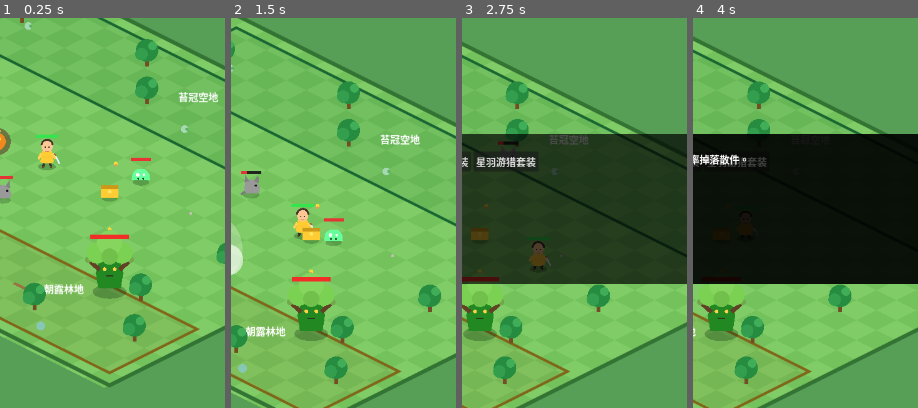
Above: before the commit, frames 1-4 (left to right).
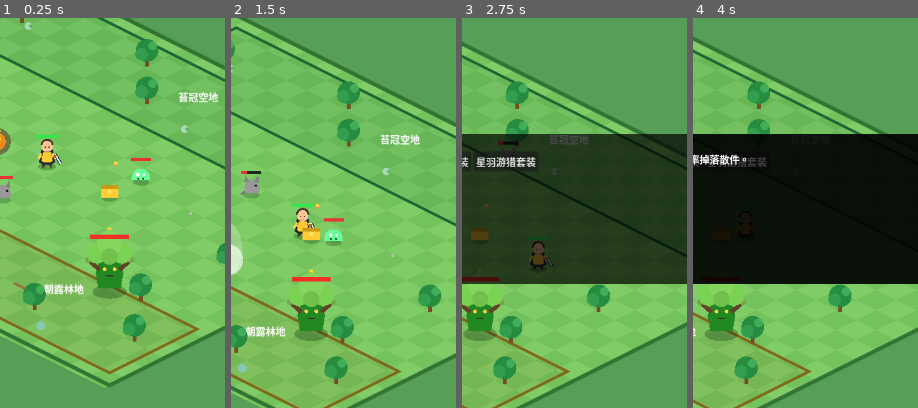
Above: after the commit, the same moments.

Repository: oneyi53/game
Game: Godot game, scene res://scenes/main.tscn
Same seed, same stepped clock (60 frames per second), same inputs: the game is played once before the commit and once after it.
Inputs (mouse positions are % of the whole screen's width and height, from its top left):
- Up to frame 1 (0.25 s): no input
- Up to frame 2 (1.5 s): tap Enter at 0.5 s; move the mouse to (72, 45) at 0.52 s; hold Right (ui_right) 0.53-1.25 s; tap E at 0.6 s; click (72, 45) at 0.67 s; tap Space at 0.77 s; drag from (30, 55) to (84, 70) at 1.27 s
- Up to frame 3 (2.75 s): move the mouse to (60, 28) at 2.02 s; hold Right (ui_right) from 2.03 s (still down); tap Q at 2.1 s
- Up to frame 4 (4 s): release Right (ui_right) at 2.75 s; drag from (45, 71) to (20, 35) at 2.77 s; move the mouse to (80, 66) at 3.52 s; hold Left (ui_left) from 3.53 s (still down); tap B at 3.6 s; tap Space at 3.77 s
The pictures show only the part of the screen within x 36-86%, y 26-76%; the shares and areas given below are measured in that part.

The runs differ from the first frame. In frame 1, 0.2% of the frame differs, in the area x 17-28%, y 33-38%; in frame 2, 0.1%; in frame 3, 0.1%; in frame 4, less than 0.1%.

Commit message:
art: distinguish hero silhouettes and equipment

Diff:
--- a/scripts/character/hero.gd
+++ b/scripts/character/hero.gd
@@ -258,15 +258,22 @@
     draw_line(Vector2(5.0, -5.0), Vector2(6.0, 0.0), Color(0.22, 0.2, 0.16), 4.0)
     draw_line(Vector2(-6.0, 0.0), Vector2(-8.0, 1.0), Color(0.38, 0.25, 0.16), 3.0)
     draw_line(Vector2(6.0, 0.0), Vector2(8.0, 1.0), Color(0.38, 0.25, 0.16), 3.0)
-    # Compact tunic and shoulders.
-    draw_colored_polygon(
-        PackedVector2Array([
-            Vector2(-8.0, -25.0), Vector2(8.0, -25.0),
-            Vector2(11.0, -8.0), Vector2(6.0, -5.0),
-            Vector2(-6.0, -5.0), Vector2(-11.0, -8.0)
-        ]),
-        hero_color
-    )
+    # Role silhouettes: keep the same foot anchor and readable head,
+    # but vary the torso outline and equipment without touching stats.
+    var body_points := PackedVector2Array()
+    match hero_id:
+        "guardian":
+            body_points = PackedVector2Array([Vector2(-12.0, -25.0), Vector2(12.0, -25.0), Vector2(14.0, -8.0), Vector2(8.0, -5.0), Vector2(-8.0, -5.0), Vector2(-14.0, -8.0)])
+        "healer", "mage":
+            body_points = PackedVector2Array([Vector2(-7.0, -27.0), Vector2(7.0, -27.0), Vector2(13.0, -5.0), Vector2(-13.0, -5.0)])
+        "assassin":
+            body_points = PackedVector2Array([Vector2(-6.0, -25.0), Vector2(7.0, -29.0), Vector2(10.0, -8.0), Vector2(3.0, -5.0), Vector2(-9.0, -8.0)])
+        _:
+            body_points = PackedVector2Array([Vector2(-8.0, -25.0), Vector2(8.0, -25.0), Vector2(11.0, -8.0), Vector2(6.0, -5.0), Vector2(-6.0, -5.0), Vector2(-11.0, -8.0)])
+    draw_colored_polygon(body_points, hero_color)
+    var body_outline := PackedVector2Array(body_points)
+    body_outline.append(body_points[0])
+    draw_polyline(body_outline, Color(0.12, 0.16, 0.18), 2.4, true)
     draw_line(Vector2(-9.0, -21.0), Vector2(-14.0, -12.0), hero_color.lightened(0.15), 4.0)
     draw_line(Vector2(9.0, -21.0), Vector2(14.0, -12.0), hero_color.lightened(0.15), 4.0)
     # Head, hair cap and simple readable face.
@@ -279,28 +286,38 @@
     match hero_id:
         "captain":
             draw_rect(Rect2(-9.0, -17.0, 18.0, 3.0), Color(1.0, 0.78, 0.2))
-            draw_line(Vector2(13.0, -19.0), Vector2(20.0, -4.0), Color(0.9, 0.95, 1.0), 2.5)
-            draw_line(Vector2(11.0, -20.0), Vector2(15.0, -18.0), Color(0.65, 0.42, 0.2), 2.0)
+            # Clearly readable short sword and crossguard.
+            draw_line(Vector2(13.0, -20.0), Vector2(22.0, -4.0), Color(0.12, 0.16, 0.18), 5.0)
+            draw_line(Vector2(13.0, -20.0), Vector2(22.0, -4.0), Color(0.92, 0.97, 1.0), 2.5)
+            draw_line(Vector2(10.0, -15.0), Vector2(17.0, -19.0), Color(0.68, 0.43, 0.2), 2.5)
         "archer":
-            draw_arc(Vector2(15.0, -17.0), 8.0, -1.2, 1.2, 12, Color(0.35, 0.22, 0.12), 2.0)
-            draw_line(Vector2(15.0, -25.0), Vector2(15.0, -9.0), Color(0.95, 0.9, 0.7), 1.0)
+            draw_arc(Vector2(16.0, -17.0), 10.0, -1.2, 1.2, 16, Color(0.12, 0.16, 0.18), 4.0)
+            draw_arc(Vector2(16.0, -17.0), 10.0, -1.2, 1.2, 16, Color(0.72, 0.46, 0.2), 2.0)
+            draw_line(Vector2(16.0, -27.0), Vector2(16.0, -7.0), Color(0.95, 0.9, 0.7), 1.2)
         "guardian":
-            draw_colored_polygon(
-                PackedVector2Array([Vector2(10.0, -24.0), Vector2(18.0, -21.0), Vector2(18.0, -9.0), Vector2(10.0, -7.0)]),
-                Color(0.35, 0.65, 0.42)
-            )
-            draw_circle(Vector2(14.0, -16.0), 2.0, Color(1.0, 0.8, 0.2))
+            # Broad shield with dark outline and bright center boss.
+            var shield := PackedVector2Array([Vector2(10.0, -27.0), Vector2(22.0, -23.0), Vector2(21.0, -10.0), Vector2(15.0, -5.0), Vector2(9.0, -10.0)])
+            draw_colored_polygon(shield, Color(0.28, 0.62, 0.9))
+            shield.append(shield[0])
+            draw_polyline(shield, Color(0.1, 0.15, 0.2), 2.5, true)
+            draw_circle(Vector2(15.0, -17.0), 3.0, Color(1.0, 0.82, 0.2))
         "mage":
-            draw_line(Vector2(-14.0, -27.0), Vector2(-14.0, -2.0), Color(0.38, 0.25, 0.16), 2.5)
-            draw_circle(Vector2(-14.0, -29.0), 4.0, Color(0.65, 0.9, 1.0))
+            draw_line(Vector2(-15.0, -29.0), Vector2(-15.0, -2.0), Color(0.12, 0.16, 0.18), 5.0)
+            draw_line(Vector2(-15.0, -29.0), Vector2(-15.0, -2.0), Color(0.55, 0.36, 0.2), 2.5)
+            draw_circle(Vector2(-15.0, -31.0), 5.0, Color(0.65, 0.9, 1.0))
+            draw_circle(Vector2(-15.0, -31.0), 2.0, Color.WHITE)
             draw_colored_polygon(
                 PackedVector2Array([Vector2(-9.0, -39.0), Vector2(0.0, -48.0), Vector2(9.0, -39.0)]),
                 Color(0.42, 0.3, 0.68)
             )
         "healer":
-            draw_circle(Vector2(0.0, -45.0), 3.0, Color(0.65, 0.98, 0.9))
-            draw_circle(Vector2(-10.0, -22.0), 2.5, Color(0.35, 0.8, 0.45))
-            draw_circle(Vector2(10.0, -22.0), 2.5, Color(0.35, 0.8, 0.45))
+            # Light robe and a tall healing staff.
+            draw_colored_polygon(PackedVector2Array([Vector2(-9.0, -24.0), Vector2(9.0, -24.0), Vector2(13.0, -5.0), Vector2(-13.0, -5.0)]), Color(0.78, 0.94, 0.88))
+            draw_polyline(PackedVector2Array([Vector2(-9.0, -24.0), Vector2(9.0, -24.0), Vector2(13.0, -5.0), Vector2(-13.0, -5.0), Vector2(-9.0, -24.0)]), Color(0.12, 0.16, 0.18), 2.0, true)
+            draw_line(Vector2(-16.0, -34.0), Vector2(-16.0, -2.0), Color(0.12, 0.16, 0.18), 5.0)
+            draw_line(Vector2(-16.0, -34.0), Vector2(-16.0, -2.0), Color(0.66, 0.48, 0.25), 2.5)
+            draw_circle(Vector2(-16.0, -36.0), 5.0, Color(0.55, 0.98, 0.88))
+            draw_circle(Vector2(-16.0, -36.0), 2.0, Color.WHITE)
         "assassin":
             draw_colored_polygon(
                 PackedVector2Array([Vector2(-8.0, -25.0), Vector2(0.0, -29.0), Vector2(8.0, -25.0), Vector2(0.0, -21.0)]),
